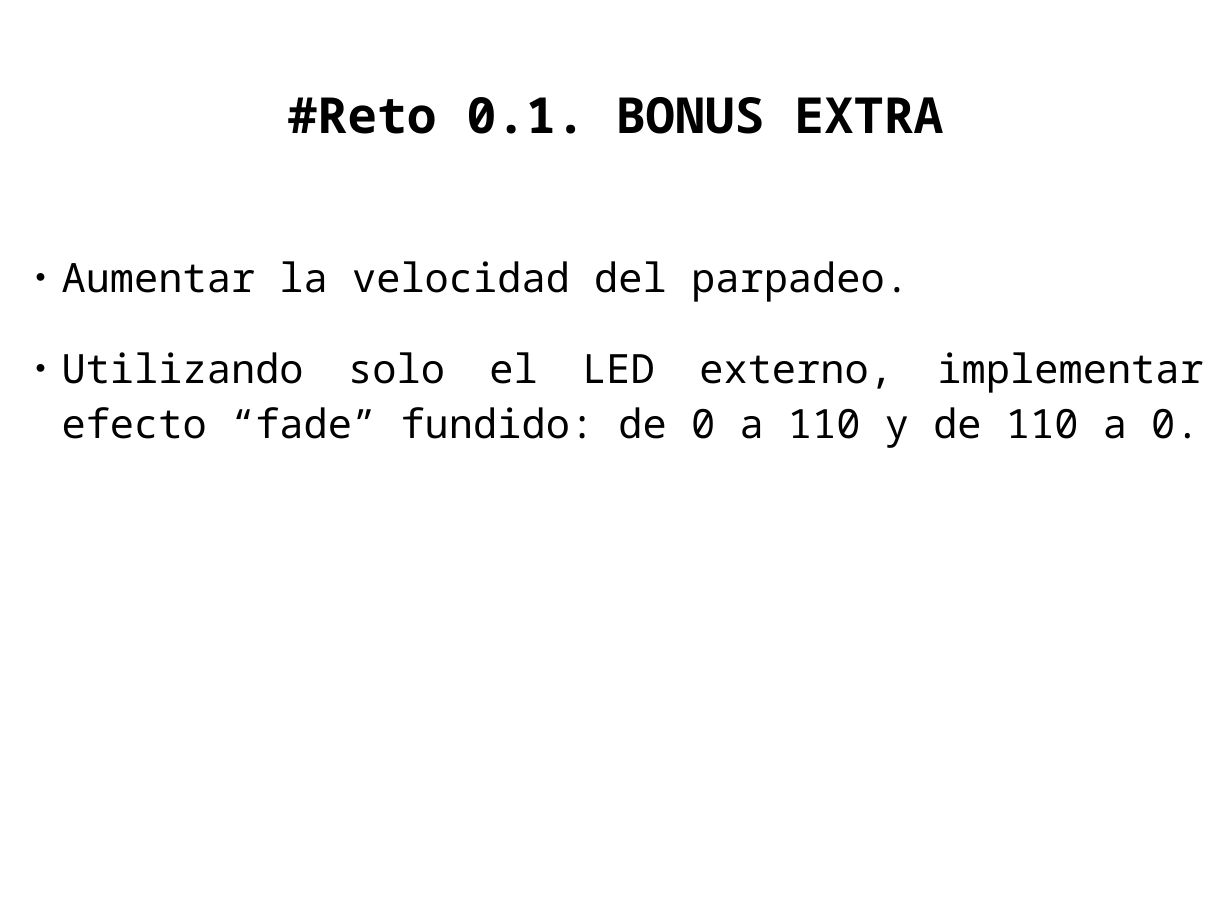
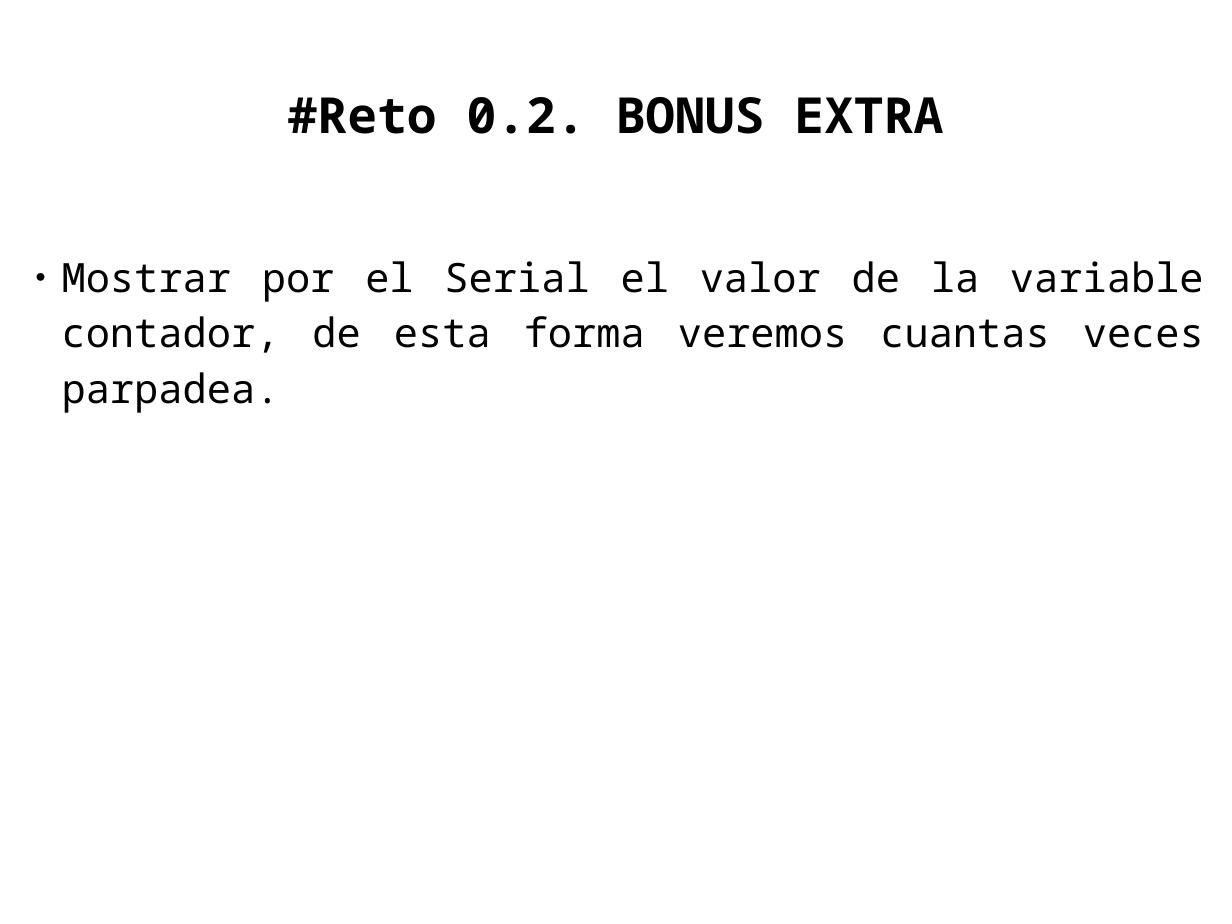
Before and after one commit to akirasan/Taller-Arduino-Basics-I, a slide deck: slide 3 of reto 0/ficha_reto0.2.odp. Drawn at 1232x924 pixels with LibreOffice and Linux fonts; fonts in the diff are those of the drawing. Boxes give left, top, right and bottom in pixels: in the first picture for what was removed or moved away, otherwise in the second. Text is boxed around its words. In the diff, an @@ line names an element or a change of style, - is before the commit and + after.

```diff
--- a/reto 0/ficha_reto0.2.odp
+++ b/reto 0/ficha_reto0.2.odp
@@ title at (288, 97, 943, 134): text changed @@
-#Reto 0.1. BONUS EXTRA
+#Reto 0.2. BONUS EXTRA
@@ text at (62, 261, 1204, 413): text changed @@
-● Aumentar la velocidad del parpadeo.
-● Utilizando solo el LED externo, implementar efecto “fade” fundido: de 0 a 110 y de 110 a 0.
+● Mostrar por el Serial el valor de la variable contador, de esta forma veremos cuantas veces parpadea.
```
Also in this commit, not shown: 13 other files.
